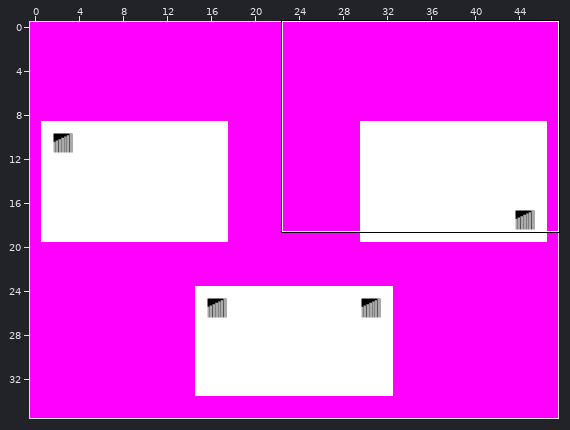
Two versions of a level (Tiled map, maps/coopTest6.tmx). The first picture is a wide view before the edit; the outline marks the close-up.
Close-up. Before the commit:
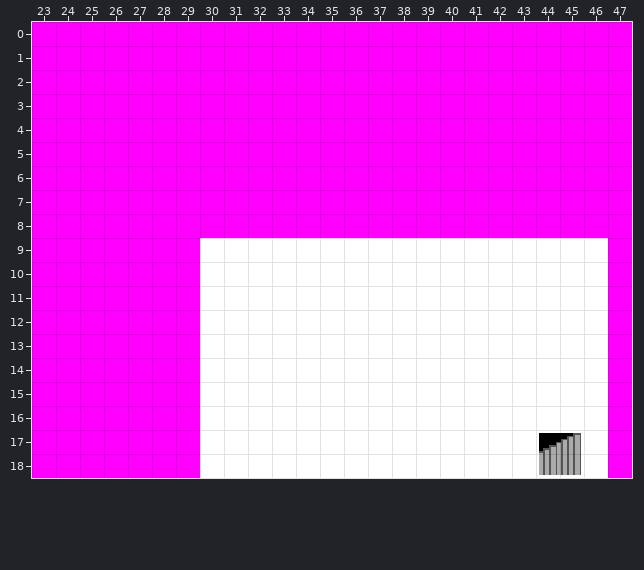
Cells are 16x16 px. Shown: x 23..47, y 0..18. The commit also changed other parts of the map, which this record leaves out.
After:
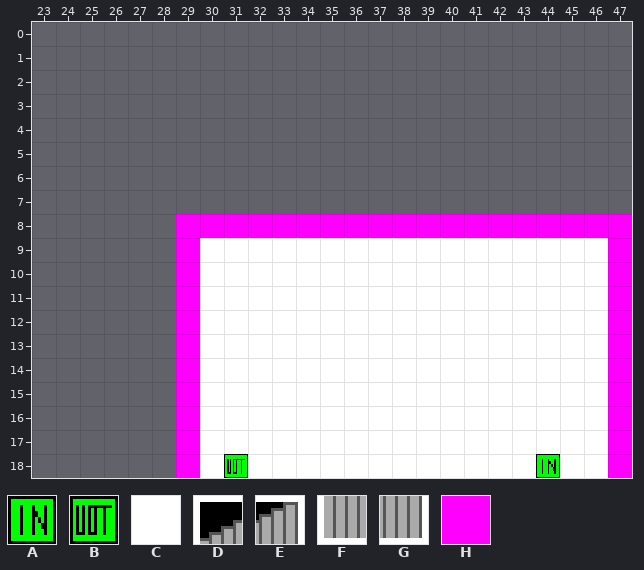
Key: from "coop": A 10, B 11; from "topdownplatform": C 0, D 3, E 4, F 8, G 9, H 20.
_ is an empty cell.
Tiles of an added or newly shown layer are drawn over the layers below it.
The edit:
{"where": "layer \"Tile Layer 1\""}
{"y":0,"x":23,"old":"HHHHHHHHHHHHHHHHHHHHHHHHH","new":"_________________________"}
{"y":1,"x":23,"old":"HHHHHHHHHHHHHHHHHHHHHHHHH","new":"_________________________"}
{"y":2,"x":23,"old":"HHHHHHHHHHHHHHHHHHHHHHHHH","new":"_________________________"}
{"y":3,"x":23,"old":"HHHHHHHHHHHHHHHHHHHHHHHHH","new":"_________________________"}
{"y":4,"x":23,"old":"HHHHHHHHHHHHHHHHHHHHHHHHH","new":"_________________________"}
{"y":5,"x":23,"old":"HHHHHHHHHHHHHHHHHHHHHHHHH","new":"_________________________"}
{"y":6,"x":23,"old":"HHHHHHHHHHHHHHHHHHHHHHHHH","new":"_________________________"}
{"y":7,"x":23,"old":"HHHHHHHHHHHHHHHHHHHHHHHHH","new":"_________________________"}
{"y":8,"x":23,"old":"HHHHHH","new":"______"}
{"y":9,"x":23,"old":"HHHHHH","new":"______"}
{"y":10,"x":23,"old":"HHHHHH","new":"______"}
{"y":11,"x":23,"old":"HHHHHH","new":"______"}
{"y":12,"x":23,"old":"HHHHHH","new":"______"}
{"y":13,"x":23,"old":"HHHHHH","new":"______"}
{"y":14,"x":23,"old":"HHHHHH","new":"______"}
{"y":15,"x":23,"old":"HHHHHH","new":"______"}
{"y":16,"x":23,"old":"HHHHHH","new":"______"}
{"y":17,"x":23,"old":"HHHHHH","new":"______"}
{"y":17,"x":44,"old":"DE","new":"__"}
{"y":18,"x":23,"old":"HHHHHH","new":"______"}
{"y":18,"x":31,"old":"C","new":"_"}
{"y":18,"x":44,"old":"FG","new":"__"}
{"where": "layer \"Tile Layer 2\" (added)"}
{"y":17,"x":44,"old":"__","new":"CC"}
{"y":18,"x":31,"old":"_","new":"B"}
{"y":18,"x":44,"old":"__","new":"AC"}
